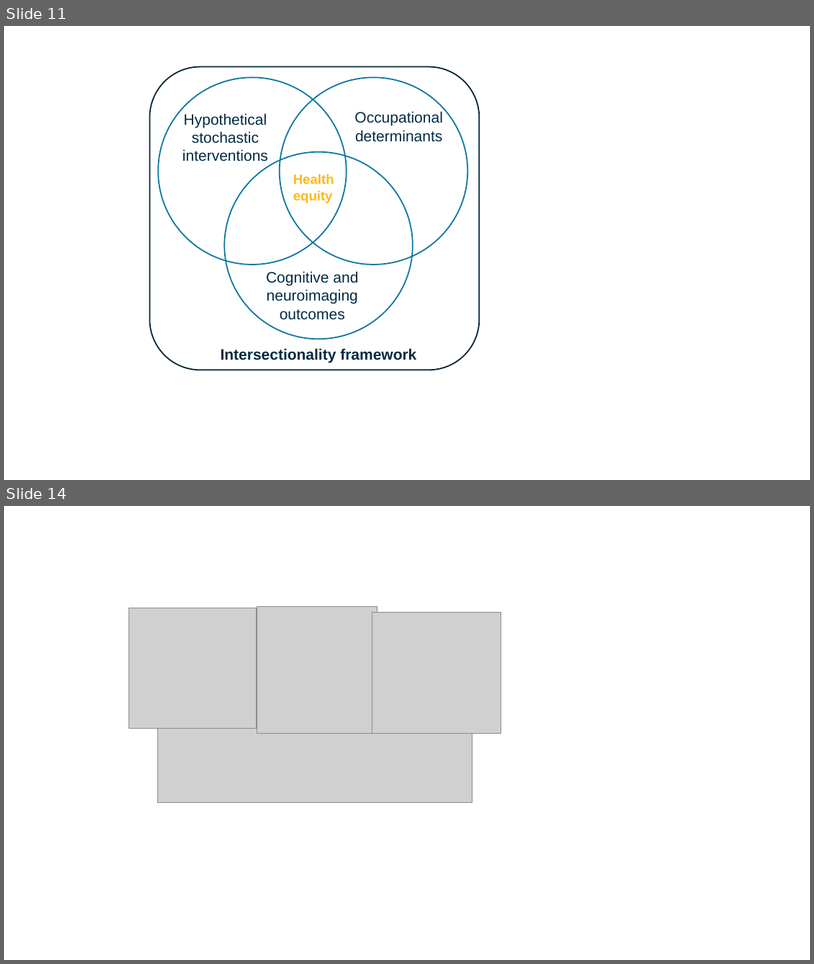
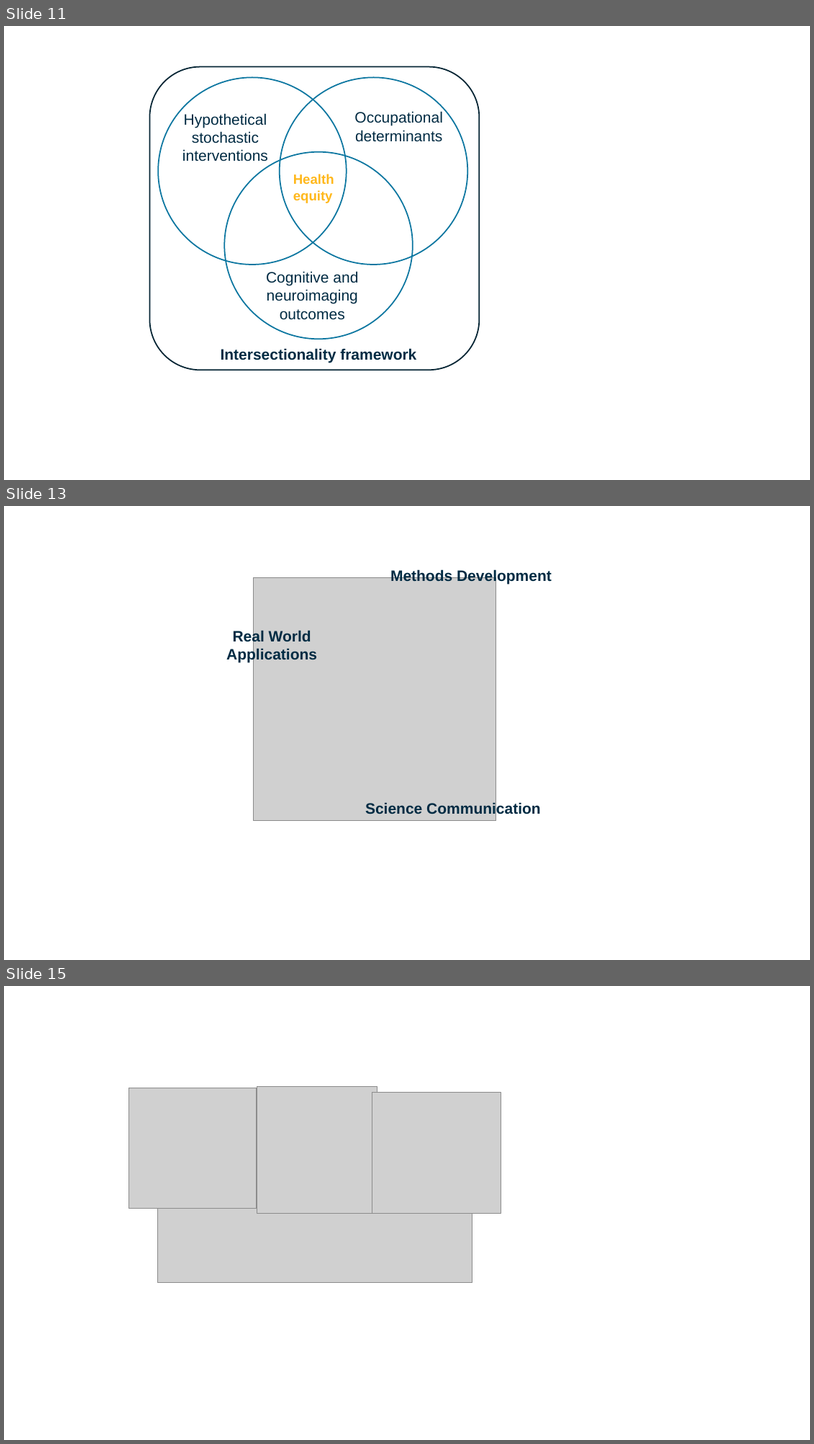
Before and after one commit to palolili23/presentations, a slide deck: 2025_job_talk_ucla/extra_slides.pptx. Shown one above the other, each under a label of ours: slides 11 and 14 before the commit, slides 11, 13 and 15 after it; the slides between them are not shown. The pictures are 814x964 and 814x1444 pixels, drawn with LibreOffice and Linux fonts; fonts in the diff are those of the drawing; grey boxes stand for pictures. Boxes give left, top, right and bottom in pixels: in the first picture for what was removed or moved away, otherwise in the second. Text is boxed around its words. In the diff, an @@ line names an element or a change of style, - is before the commit and + after.

```diff
--- a/2025_job_talk_ucla/extra_slides.pptx
+++ b/2025_job_talk_ucla/extra_slides.pptx
@@ slide 13 added at box(4, 506, 810, 960), background #FFFFFF @@
@@ text added at box(391, 569, 552, 584), 18 pt, text #002B43, bold @@
+Methods Development
@@ picture added at box(253, 577, 496, 821) @@
@@ text added at box(226, 630, 317, 663), 18 pt, text #002B43, bold @@
+Real World Applications
@@ text added at box(365, 802, 541, 817), 18 pt, text #002B43, bold @@
+Science Communication
@@ what was slide 14 is now slide 15 @@
```
Also in this commit, not shown: 2 slides changed, 2 other slides added, 42 other files.
